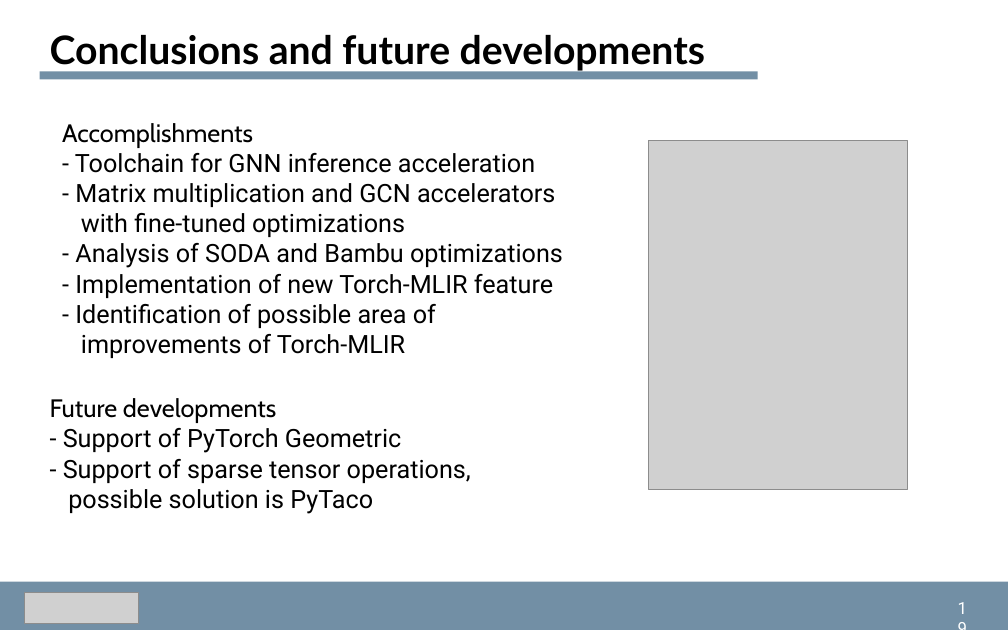
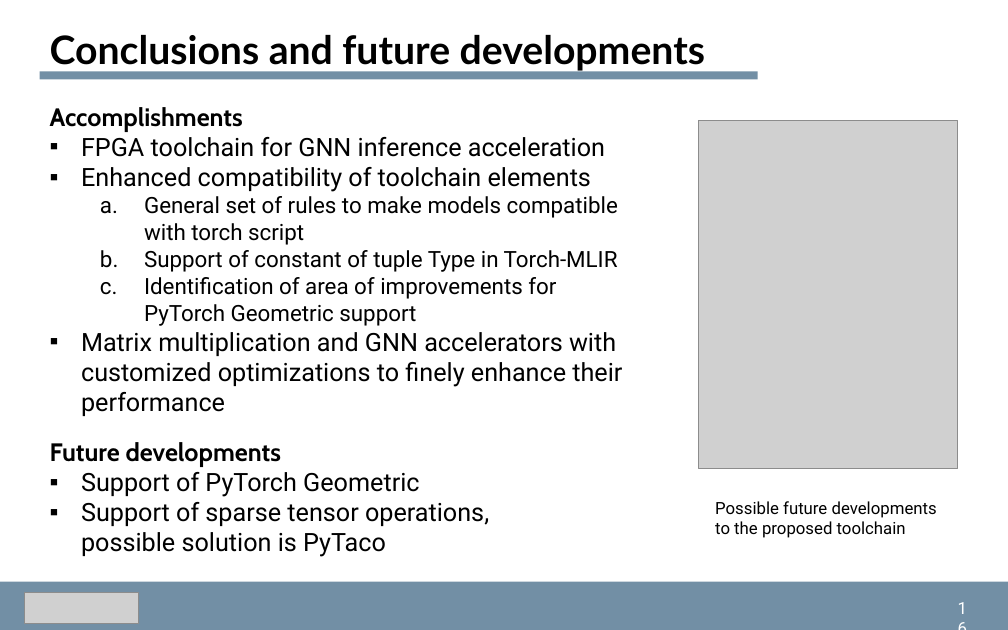
Before and after one commit to dmsgnn/master-thesis, a slide deck: slide 16 of docs/presentation/presentation.pptx (slide 18 before the commit). Drawn at 1008x630 pixels with LibreOffice and Linux fonts; fonts in the diff are those of the drawing; grey boxes stand for pictures. Boxes give left, top, right and bottom in pixels: in the first picture for what was removed or moved away, otherwise in the second. Text is boxed around its words. In the diff, an @@ line names an element or a change of style, - is before the commit and + after.

```diff
--- a/docs/presentation/presentation.pptx
+++ b/docs/presentation/presentation.pptx
@@ text "Accomplishments": place and size @@
-text "Accomplishments" at [62, 123, 563, 358]
+text "Accomplishments" at [50, 107, 622, 416]
@@ text at [50, 107, 243, 132]: bold on in "Accomplishments" @@
@@ text at [81, 137, 622, 416]: text changed @@
-- Toolchain for GNN inference acceleration
-- Matrix multiplication and GCN accelerators
-with fine-tuned optimizations
-- Analysis of SODA and Bambu optimizations
-- Implementation of new Torch-MLIR feature
-- Identification of possible area of
-improvements of Torch-MLIR
+▪ FPGA toolchain for GNN inference acceleration
+▪ Enhanced compatibility of toolchain elements
+  a. General set of rules to make models compatible with torch script
+  b. Support of constant of tuple Type in Torch-MLIR
+  c. Identification of area of improvements for PyTorch Geometric support
+▪ Matrix multiplication and GNN accelerators with customized optimizations to finely enhance their performance
@@ picture: place and size @@
-picture at [648, 141, 907, 490]
+picture at [699, 120, 958, 469]
@@ text "Future developments": place and size @@
-text "Future developments" at [50, 398, 471, 514]
+text "Future developments" at [50, 442, 489, 557]
@@ text at [50, 442, 281, 467]: bold on in "Future developments" @@
@@ text at [81, 472, 489, 557]: text changed @@
-- Support of PyTorch Geometric
-- Support of sparse tensor operations,
-possible solution is PyTaco
+▪ Support of PyTorch Geometric
+▪ Support of sparse tensor operations, possible solution is PyTaco
@@ text added at [715, 501, 937, 538], 12 pt, text #000000 @@
+Possible future developments to the proposed toolchain
```
Also in this commit, not shown: 16 other slides changed, 1 other file.
